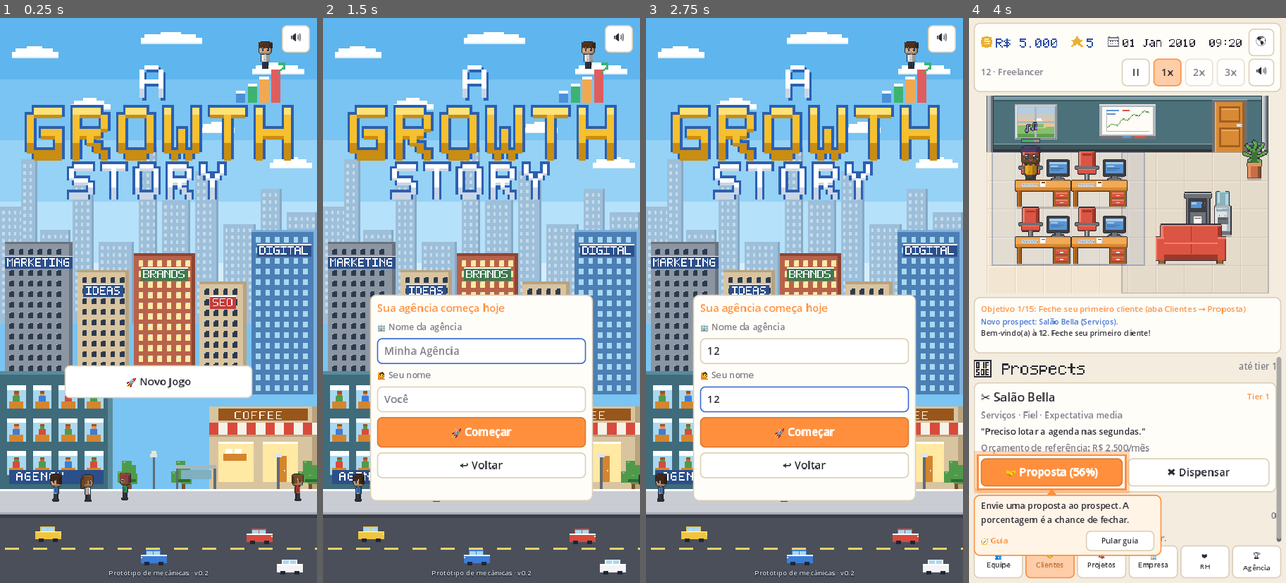
Above: before the commit, frames 1-4 (left to right).
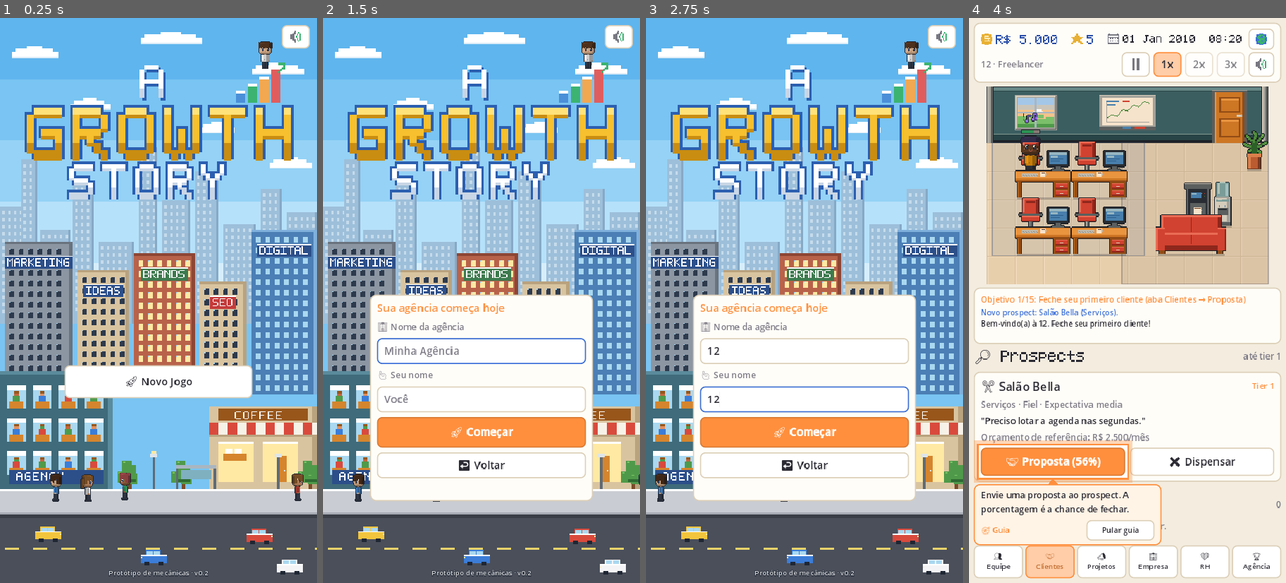
Above: after the commit, the same moments.

Repository: erikedusantanna/Growth-Story
Game: Godot game, scene res://src/ui/main.tscn
The game is run twice, just before and just after one commit, with the same random seed, the same clock (stepped at 60 frames per second) and the same inputs.
Inputs (mouse positions are in pixels of both pictures, inside the frame that each line leads up to):
- Up to frame 1 (0.25 s): no input
- Up to frame 2 (1.5 s): click (491, 74) at 0.5 s, where only the run before the commit has a clickable "II"; click "🚀 Novo Jogo" at 1.25 s
- Up to frame 3 (2.75 s): click (804, 351) at 2.02 s; type "12" at 2.1 s; click (804, 402) at 2.25 s; type "12" at 2.33 s
- Up to frame 4 (4 s): click "🚀 Começar" at 2.75 s; click "OK" at 3.5 s

The runs differ from the first frame. In frame 1, 0.3% of the frame differs, in the area x 39-98%, y 2-66%; in frame 2, 0.8%; in frame 3, 0.8%; in frame 4, 49%, in the area x 1-99%, y 2-98%.

Commit message:
Ícones pixel art no HUD, fonte de emoji embutida, luz do escritório mais forte e velocidades novas
- Botões do HUD e da tela inicial (mapa, pausa/play, som) usam ícones pixel art 20x20 em vez
  de emojis, que não renderizavam no Windows (botões vazios).
- Noto Emoji (monocromática, OFL) embutida como fallback da fonte padrão, negrito e pixel:
  todos os emojis da interface passam a renderizar em qualquer plataforma.
- Luz do escritório multiplicativa: dia claro, tarde alaranjada a partir das 16h, noite quase
  apagada com halos suaves das luminárias; o vidro das janelas fica fora da tinta.
- Velocidades: 1x = 10,5 s por dia (3x mais lento), 2x = antigo 1x (3,5 s), 3x = 1,4 s.
- Testes de luz e velocidade atualizados; settle_light() para capturas; docs.

Co-Authored-By: Claude Fable 5.1 <noreply@anthropic.com>
Claude-Session: https://claude.ai/code/session_01VHKpn2xx3REFSoFH9J4JN9

Diff:
--- a/src/office/office_view.gd
+++ b/src/office/office_view.gd
@@ -48,17 +48,20 @@
 ## O dia de trabalho vai das 08:00 às 20:00; a fração do dia vem do TimeSystem.
 const DAY_START_HOUR := 8.0
 const DAY_HOURS := 12.0
-## Luz por hora: [hora, céu em cima, céu embaixo, tinta sobre o escritório, luminárias 0..1]
-## O entardecer começa às 16h (laranja), vira roxo às 18h30 e azul escuro às 20h. A transição
-## desenhada é suavizada no tempo (LIGHT_FADE_RATE): a virada 20:00 → 08:00 vira um amanhecer lento.
+## Luz por hora: [hora, céu em cima, céu embaixo, luz sobre o escritório (multiplica as cores:
+## branco = dia claro), luminárias 0..1]. O entardecer começa às 16h (laranja), vira roxo às
+## 18h30 e azul escuro às 20h, quando o escritório fica quase apagado e só as luminárias das
+## mesas iluminam. A transição desenhada é suavizada no tempo (LIGHT_FADE_RATE): a virada
+## 20:00 → 08:00 vira um amanhecer lento.
 const LIGHT_KEYS := [
-	[8.0, Color("#9fc4e6"), Color("#f7c184"), Color(1.0, 0.72, 0.42, 0.10), 0.0],
-	[9.5, Color("#dff1fb"), Color("#a9d8f0"), Color(1.0, 1.0, 1.0, 0.0), 0.0],
-	[15.5, Color("#dff1fb"), Color("#a9d8f0"), Color(1.0, 1.0, 1.0, 0.0), 0.0],
-	[17.0, Color("#ffd27a"), Color("#f28c4a"), Color(1.0, 0.6, 0.3, 0.16), 0.3],
-	[18.5, Color("#6a4f8a"), Color("#d07a5a"), Color(0.5, 0.3, 0.4, 0.22), 0.8],
-	[20.0, Color("#141c30"), Color("#243559"), Color(0.10, 0.14, 0.32, 0.32), 1.0],
+	[8.0, Color("#9fc4e6"), Color("#f7c184"), Color(0.96, 0.88, 0.78), 0.0],
+	[9.5, Color("#dff1fb"), Color("#a9d8f0"), Color(1.0, 1.0, 1.0), 0.0],
+	[15.5, Color("#dff1fb"), Color("#a9d8f0"), Color(1.0, 1.0, 1.0), 0.0],
+	[17.0, Color("#ffd27a"), Color("#f28c4a"), Color(1.0, 0.80, 0.58), 0.35],
+	[18.5, Color("#6a4f8a"), Color("#d07a5a"), Color(0.62, 0.46, 0.58), 0.8],
+	[20.0, Color("#141c30"), Color("#243559"), Color(0.26, 0.30, 0.50), 1.0],
 ]
+const GLOW_RINGS := 9                # anéis do halo das luminárias
 const LIGHT_FADE_RATE := 1.1        # 1/s: ~63% do caminho em 0,9 s; o amanhecer leva ~2,5 s
 const WALL_TINTS := {1: Color(1, 1, 1), 2: Color(0.86, 0.92, 1.0), 3: Color(1.0, 0.94, 0.86), 4: Color(0.78, 0.82, 0.96), 5: Color(0.82, 0.84, 0.9)}
 const STARS := [Vector2(6, 5), Vector2(14, 9), Vector2(20, 4), Vector2(29, 11), Vector2(38, 6), Vector2(10, 15), Vector2(41, 15)]
@@ -126,6 +129,9 @@
 	scene_layer.y_sort_enabled = true
 	world.add_child(scene_layer)
 	tint_layer = Node2D.new()
+	var mul_mat := CanvasItemMaterial.new()
+	mul_mat.blend_mode = CanvasItemMaterial.BLEND_MODE_MUL
+	tint_layer.material = mul_mat
 	world.add_child(tint_layer)
 	tint_layer.draw.connect(_draw_tint)
 	glow_layer = Node2D.new()
@@ -421,6 +427,15 @@
 		sky_layer.queue_redraw()
 		tint_layer.queue_redraw()
 		glow_layer.queue_redraw()
+
+
+## Assenta a luz desenhada na luz da hora atual, sem fade (troca de dia ao carregar, testes).
+func settle_light() -> void:
+	_light_now = daylight(current_hour())
+	_drawn_hour = -1.0
+	sky_layer.queue_redraw()
+	tint_layer.queue_redraw()
+	glow_layer.queue_redraw()
 
 
 ## Luz efetivamente desenhada (suavizada); antes do primeiro quadro, a luz da hora.
@@ -494,13 +509,34 @@
 		sky_layer.draw_rect(c, color)
 
 
-## Tinta da hora do dia sobre todo o escritório (nada no meio do dia).
+## Luz da hora do dia sobre todo o escritório (multiplica as cores; nada no meio do dia).
+## O vidro das janelas fica de fora: o céu já tem a cor da hora e a janela vira um retângulo
+## claro na parede escura, como num escritório real à noite.
 func _draw_tint() -> void:
 	var light := _light()
 	var tint: Color = light["tint"]
-	if tint.a <= 0.001:
-		return
-	tint_layer.draw_rect(Rect2(0, 0, float(_total_width()) * TILE, float(layout.get("height", 7)) * TILE), tint)
+	if tint.is_equal_approx(Color.WHITE):
+		return
+	var w := float(_total_width()) * TILE
+	var h := float(layout.get("height", 7)) * TILE
+	var glass: Array = []
+	for wp in window_positions:
+		glass.append(Rect2(wp + Vector2(3, 3), Vector2(42, 34)))
+	if glass.is_empty():
+		tint_layer.draw_rect(Rect2(0, 0, w, h), tint)
+		return
+	glass.sort_custom(func(a, b): return a.position.x < b.position.x)
+	var gy: float = glass[0].position.y
+	var gh: float = glass[0].size.y
+	tint_layer.draw_rect(Rect2(0, 0, w, gy), tint)
+	tint_layer.draw_rect(Rect2(0, gy + gh, w, h - gy - gh), tint)
+	var x := 0.0
+	for g in glass:
+		if g.position.x > x:
+			tint_layer.draw_rect(Rect2(x, gy, g.position.x - x, gh), tint)
+		x = g.end.x
+	if x < w:
+		tint_layer.draw_rect(Rect2(x, gy, w - x, gh), tint)
 
 
 ## Luminárias das mesas acendem no fim da tarde (círculos aditivos sobre os monitores).
@@ -513,10 +549,12 @@
 		centers.append(hr_worker.position)
 	for d in centers:
 		var c: Vector2 = d + Vector2(30, -24)
-		# três anéis com alfa decrescente: halo suave em vez de um disco chapado
-		glow_layer.draw_circle(c, 34.0, Color(1.0, 0.8, 0.5, 0.045 * lamp))
-		glow_layer.draw_circle(c, 24.0, Color(1.0, 0.82, 0.55, 0.06 * lamp))
-		glow_layer.draw_circle(c, 14.0, Color(1.0, 0.86, 0.6, 0.08 * lamp))
+		# halo em vários anéis de alfa baixo (somados viram um gradiente suave). À noite o
+		# escritório está multiplicado por ~0,3, então as luminárias precisam devolver luz de
+		# verdade para a mesa virar uma ilha iluminada.
+		for i in GLOW_RINGS:
+			var f := float(i) / float(GLOW_RINGS)   # 0 = anel externo, ~1 = miolo
+			glow_layer.draw_circle(c, 50.0 - 40.0 * f, Color(1.0, 0.78 + 0.1 * f, 0.48 + 0.14 * f, 0.036 * lamp))
 
 
 ## De vez em quando alguém "pensa" alguma coisa: balão com emoji conforme o que está fazendo.
--- a/src/systems/time_system.gd
+++ b/src/systems/time_system.gd
@@ -1,10 +1,11 @@
 class_name TimeSystem
 extends RefCounted
 ## Converte tempo real em dias de jogo. Velocidades: 1x, 2x, 3x.
-## Ritmo "cozy": um dia dura 3,5 s no 1x, para dar tempo de pensar durante os projetos.
+## Ritmo "cozy": um dia dura 10,5 s no 1x, para dar tempo de ver o escritório viver e
+## pensar durante os projetos; 2x = 3,5 s por dia e 3x = 1,4 s por dia.
 
-const SECONDS_PER_DAY := 3.5
-const SPEEDS := [1.0, 2.0, 3.0]
+const SECONDS_PER_DAY := 10.5
+const SPEEDS := [1.0, 3.0, 7.5]
 
 var game
 var accumulator := 0.0
--- a/src/ui/hud.gd
+++ b/src/ui/hud.gd
@@ -34,9 +34,7 @@
 	date_label = UIKit.number("01 Jan 2010  08:00", 17, UIKit.COLOR_TEXT)
 	date_box.add_child(date_label)
 	top.add_child(date_box)
-	var map_button := UIKit.button("🌎", func(): get_tree().call_group("main", "show_world_map"), false, 36)
-	map_button.size_flags_horizontal = 0
-	map_button.custom_minimum_size.x = 44
+	var map_button := _icon_button("map", func(): get_tree().call_group("main", "show_world_map"), 44)
 	map_button.tooltip_text = "Mapa: regiões, mudança de sede e concorrentes"
 	map_button.set_meta("tutorial", "map")
 	top.add_child(map_button)
@@ -47,9 +45,8 @@
 	phase_label.size_flags_horizontal = Control.SIZE_EXPAND_FILL
 	phase_label.text_overrun_behavior = TextServer.OVERRUN_TRIM_ELLIPSIS
 	bottom.add_child(phase_label)
-	pause_button = UIKit.button("II", func(): Game.toggle_pause(), false, 36)
-	pause_button.size_flags_horizontal = 0
-	pause_button.custom_minimum_size.x = 48
+	pause_button = _icon_button("pause", func(): Game.toggle_pause(), 48)
+	pause_button.tooltip_text = "Pausar / continuar"
 	bottom.add_child(pause_button)
 	for i in 3:
 		var speed := i + 1
@@ -60,11 +57,9 @@
 			b.set_meta("tutorial", "speed2")
 		bottom.add_child(b)
 		speed_buttons.append(b)
-	music_button = UIKit.button("🔊", func():
+	music_button = _icon_button("sound_on", func():
 		Audio.toggle_music()
-		refresh(), false, 36)
-	music_button.size_flags_horizontal = 0
-	music_button.custom_minimum_size.x = 44
+		refresh(), 44)
 	music_button.tooltip_text = "Música ligada/desligada"
 	bottom.add_child(music_button)
 
@@ -72,6 +67,16 @@
 	EventBus.day_passed.connect(func(_d): refresh())
 	EventBus.money_changed.connect(func(_v, _d): refresh())
 	EventBus.reputation_changed.connect(func(_v, _d): refresh())
+
+
+## Botão só com ícone pixel art (os emojis não renderizam em todas as plataformas).
+static func _icon_button(icon_name: String, callback: Callable, width: int) -> Button:
+	var b := UIKit.button("", callback, false, 36)
+	b.size_flags_horizontal = 0
+	b.custom_minimum_size.x = width
+	b.icon = UIKit.icon_texture(icon_name)
+	b.icon_alignment = HORIZONTAL_ALIGNMENT_CENTER
+	return b
 
 
 ## Hora do dia de trabalho (08:00–20:00), em passos de 10 minutos, a partir da fração do dia.
@@ -99,8 +104,8 @@
 	rep_label.text = "%d" % int(roundf(st.reputation))
 	date_label.text = "%s  %s" % [st.date_text(), clock_text()]
 	phase_label.text = "%s · %s" % [st.agency_name, Game.reputation.phase_name()]
-	pause_button.text = ">" if st.paused else "II"
-	music_button.text = "🔊" if Audio.music_enabled else "🔇"
+	pause_button.icon = UIKit.icon_texture("play" if st.paused else "pause")
+	music_button.icon = UIKit.icon_texture("sound_on" if Audio.music_enabled else "sound_off")
 	for i in speed_buttons.size():
 		var b: Button = speed_buttons[i]
 		var active: bool = st.speed == i + 1 and not st.paused
--- a/src/ui/title_screen.gd
+++ b/src/ui/title_screen.gd
@@ -91,7 +91,9 @@
 	fv.add_child(message)
 
 	# som e versão
-	music_button = UIKit.button("🔊", _toggle_music, false, 40)
+	music_button = UIKit.button("", _toggle_music, false, 40)
+	music_button.icon = UIKit.icon_texture("sound_on")
+	music_button.icon_alignment = HORIZONTAL_ALIGNMENT_CENTER
 	music_button.set_anchors_preset(Control.PRESET_TOP_RIGHT)
 	music_button.anchor_left = 1.0
 	music_button.anchor_right = 1.0
@@ -192,7 +194,7 @@
 
 
 func _refresh_music_button() -> void:
-	music_button.text = "🔊" if Audio.music_enabled else "🔇"
+	music_button.icon = UIKit.icon_texture("sound_on" if Audio.music_enabled else "sound_off")
 
 
 func _on_continue() -> void:
--- a/src/ui/ui_kit.gd
+++ b/src/ui/ui_kit.gd
@@ -33,7 +33,34 @@
 	return _theme
 
 
+static var _emoji: Font = null
+static var _default: FontVariation = null
 static var _bold: FontVariation = null
+
+
+## Fonte de emoji embutida (Noto Emoji, monocromática, licença OFL em assets/fonts).
+## A fonte padrão do Godot não tem emoji e o fallback do sistema não funciona em toda
+## plataforma (no Windows os botões ficavam vazios), então ela entra como fallback de
+## todas as fontes da interface.
+static func emoji_font() -> Font:
+	if _emoji == null:
+		_emoji = load("res://assets/fonts/NotoEmoji.ttf")
+	return _emoji
+
+
+static func _with_emoji(f: Font) -> Font:
+	if f != null and emoji_font() != null and not f.fallbacks.has(emoji_font()):
+		f.fallbacks = f.fallbacks + [emoji_font()]
+	return f
+
+
+## Fonte padrão da interface: a fonte do Godot com os emojis como fallback.
+static func default_font() -> Font:
+	if _default == null:
+		_default = FontVariation.new()
+		_default.base_font = ThemeDB.fallback_font
+		_with_emoji(_default)
+	return _default
 
 
 ## Fonte em negrito derivada da fonte padrão (títulos e números, como nas referências).
@@ -42,6 +69,7 @@
 		_bold = FontVariation.new()
 		_bold.base_font = ThemeDB.fallback_font
 		_bold.variation_embolden = 0.9
+		_with_emoji(_bold)
 	return _bold
 
 
@@ -54,7 +82,7 @@
 static func pixel_font() -> Font:
 	if _pixel == null:
 		var f: Font = load("res://assets/fonts/pixel.fnt")
-		_pixel = f if f != null else bold_font()
+		_pixel = _with_emoji(f) if f != null else bold_font()
 	return _pixel
 
 
@@ -74,6 +102,7 @@
 
 static func build_theme() -> Theme:
 	var theme := Theme.new()
+	theme.default_font = default_font()
 	theme.default_font_size = 18
 
 	theme.set_stylebox("panel", "PanelContainer", _rounded(COLOR_PANEL, COLOR_BORDER, 10, 2))
@@ -152,9 +181,13 @@
 	return l
 
 
+static func icon_texture(name: String) -> Texture2D:
+	return load("res://assets/art/icons/%s.png" % name)
+
+
 static func icon(name: String, scale: int = 2) -> TextureRect:
 	var t := TextureRect.new()
-	t.texture = load("res://assets/art/icons/%s.png" % name)
+	t.texture = icon_texture(name)
 	t.custom_minimum_size = Vector2(10 * scale, 10 * scale)
 	t.stretch_mode = TextureRect.STRETCH_SCALE
 	t.expand_mode = TextureRect.EXPAND_IGNORE_SIZE
--- a/tests/screenshot_tour.gd
+++ b/tests/screenshot_tour.gd
@@ -121,13 +121,17 @@
 	await _shot("07g_escritorio_zoom_out")
 	main.office_view._layout_world(true)
 	# hora do dia: fim de tarde e noite (a fração do dia vem do acumulador do TimeSystem)
+	# (a luz desenhada persegue a hora com fade; settle_light pula o fade para a captura)
 	Game.time.accumulator = TimeSystem.SECONDS_PER_DAY * 0.8
+	main.office_view.settle_light()
 	await _frames(2)
 	await _shot("07i_escritorio_tarde")
 	Game.time.accumulator = TimeSystem.SECONDS_PER_DAY * 0.99
+	main.office_view.settle_light()
 	await _frames(2)
 	await _shot("07j_escritorio_noite")
 	Game.time.accumulator = TimeSystem.SECONDS_PER_DAY * 0.3
+	main.office_view.settle_light()
 	# dezembro: decoração de Natal
 	var saved_day := st.day
 	st.day = GameState.DAYS_PER_MONTH * 11 + 3
--- a/tests/sim_test.gd
+++ b/tests/sim_test.gd
@@ -496,8 +496,12 @@
 	var noon: Dictionary = OfficeView.daylight(13.0)
 	var night: Dictionary = OfficeView.daylight(20.0)
 	var dusk: Dictionary = OfficeView.daylight(17.5)
-	check(float((noon["tint"] as Color).a) < 0.001 and float(noon["lamp"]) == 0.0, "meio-dia sem tinta nem luminárias")
-	check(float((night["tint"] as Color).a) > 0.2 and float(night["lamp"]) == 1.0 and float(night["night"]) == 1.0, "20:00 é noite com luminárias acesas")
+	check((noon["tint"] as Color).is_equal_approx(Color.WHITE) and float(noon["lamp"]) == 0.0, "meio-dia com luz branca e sem luminárias")
+	var night_tint: Color = night["tint"]
+	check(night_tint.r < 0.4 and night_tint.g < 0.4 and night_tint.b < 0.6 and float(night["lamp"]) == 1.0 and float(night["night"]) == 1.0, "20:00 é noite escura com luminárias acesas")
+	var dusk_tint: Color = dusk["tint"]
+	check(dusk_tint.r > dusk_tint.b + 0.15 and dusk_tint.r > 0.85, "17:30 tem luz alaranjada no escritório")
+	check(is_equal_approx(TimeSystem.SECONDS_PER_DAY / float(TimeSystem.SPEEDS[1]), 3.5) and float(TimeSystem.SPEEDS[0]) == 1.0 and float(TimeSystem.SPEEDS[2]) < 9.0, "2x é o antigo 1x (3,5 s por dia) e 3x é mais lento que 3x o antigo 1x")
 	check((dusk["sky_bottom"] as Color).r > (noon["sky_bottom"] as Color).r, "fim de tarde tem céu mais alaranjado")
 	var golden: Dictionary = OfficeView.daylight(16.5)
 	check(float((golden["tint"] as Color).a) > 0.05, "às 16h30 o entardecer já começou")
Binary file added: assets/art/icons/map.png
Not shown, added: assets/art/icons/map.png.import
Binary file added: assets/art/icons/pause.png
Not shown, added: assets/art/icons/pause.png.import
Binary file added: assets/art/icons/play.png
Not shown, added: assets/art/icons/play.png.import
Binary file added: assets/art/icons/sound_off.png
Not shown, added: assets/art/icons/sound_off.png.import
Binary file added: assets/art/icons/sound_on.png
Not shown, added: assets/art/icons/sound_on.png.import
Binary file added: assets/fonts/NotoEmoji.ttf
Not shown, added: assets/fonts/NotoEmoji.ttf.import
(and 4 more such lines)
